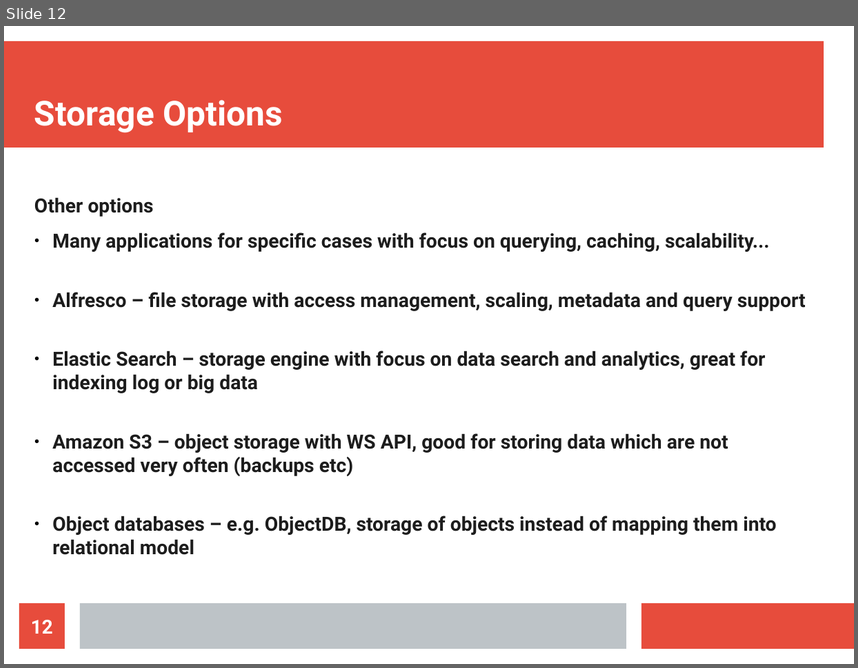
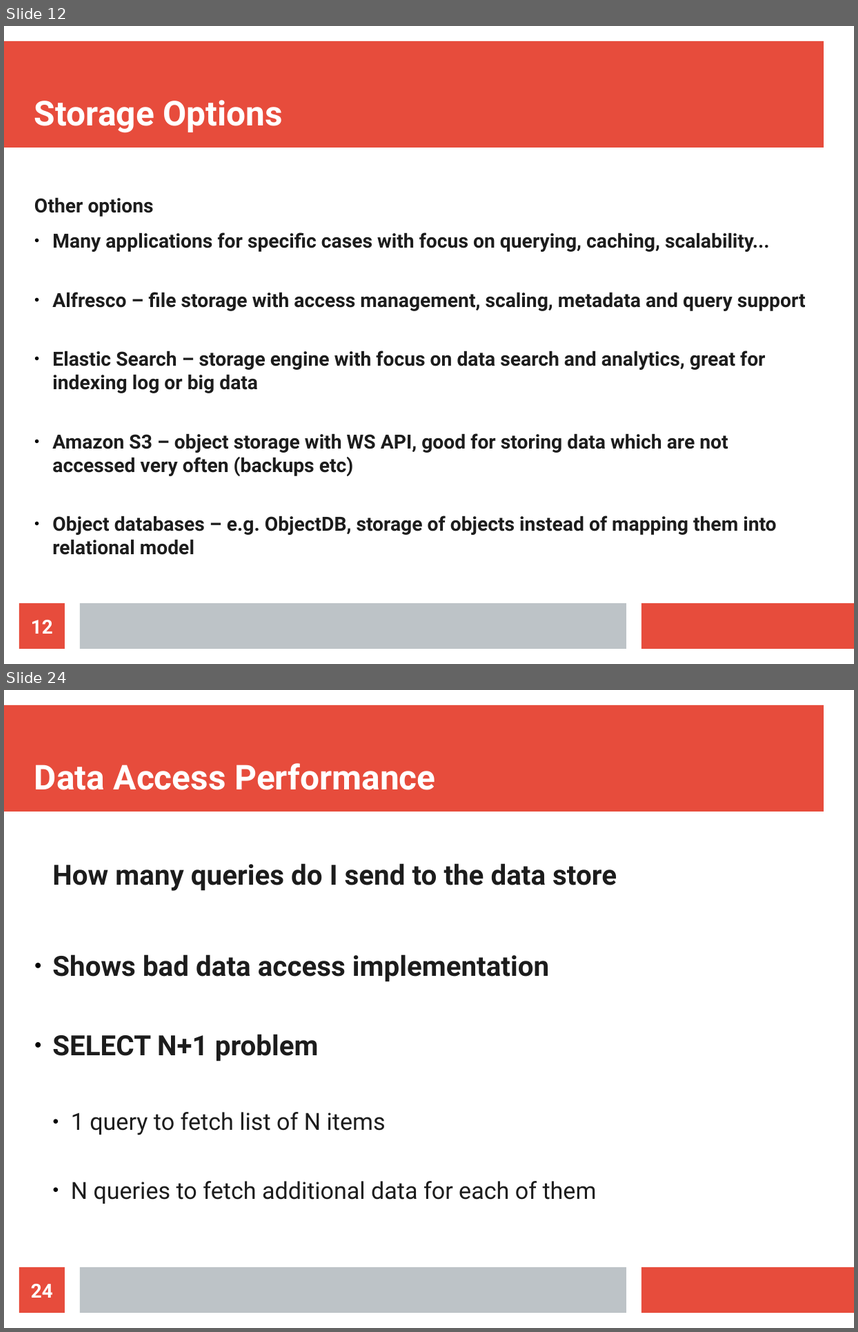
Before and after one commit to maxotta/pia-labs, a slide deck: lectures/persistence/01_persistence.odp. Shown one above the other, each under a label of ours: slide 12 before the commit, slides 12 and 24 after it; the slides between them are not shown. The pictures are 858x668 and 858x1332 pixels, drawn with LibreOffice and Linux fonts; fonts in the diff are those of the drawing. Boxes give left, top, right and bottom in pixels: in the first picture for what was removed or moved away, otherwise in the second. Text is boxed around its words. In the diff, an @@ line names an element or a change of style, - is before the commit and + after.

```diff
--- a/lectures/persistence/01_persistence.odp
+++ b/lectures/persistence/01_persistence.odp
@@ slide 24 added at (x1=4, y1=690, x2=854, y2=1328), background #FFFFFF; not listed: 3 template elements that a slide beside it also shows @@
@@ title added at (x1=34, y1=763, x2=435, y2=790), 32 pt, text #FFFFFF, bold @@
+Data Access Performance
@@ text added at (x1=52, y1=863, x2=617, y2=1203), 26 pt, text #1C1C1C, bold @@
+How many queries do I send to the data store
+● Shows bad data access implementation
+● SELECT N+1 problem
+  ● 1 query to fetch list of N items
+  ● N queries to fetch additional data for each of them
@@ page number added at (x1=19, y1=1267, x2=65, y2=1312), fill #E74C3C, 18 pt, text #FFFFFF, bold @@
+24
```
Also in this commit, not shown: 28 other slides added, 1 slide removed, 2 other files.
